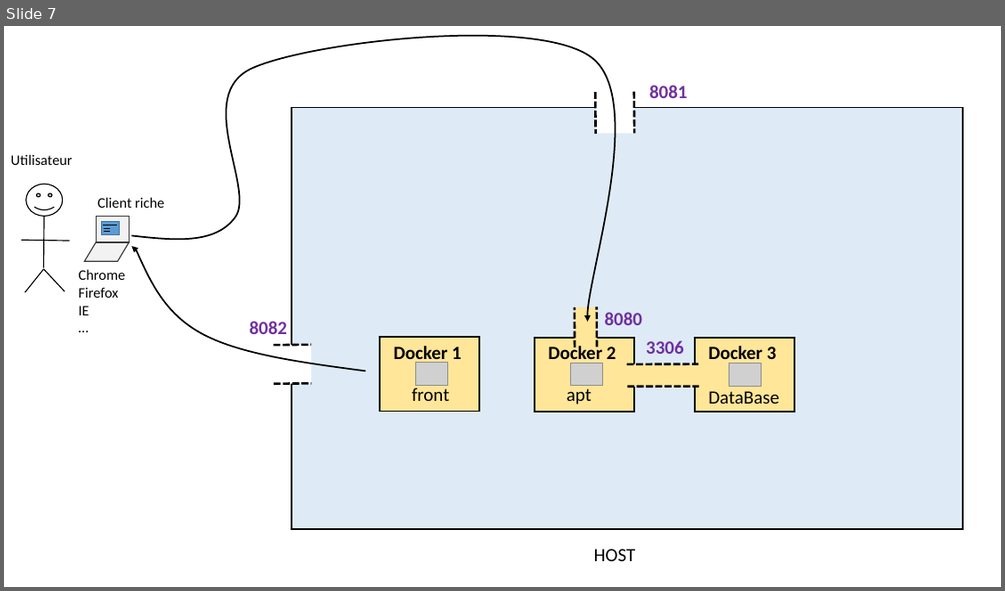
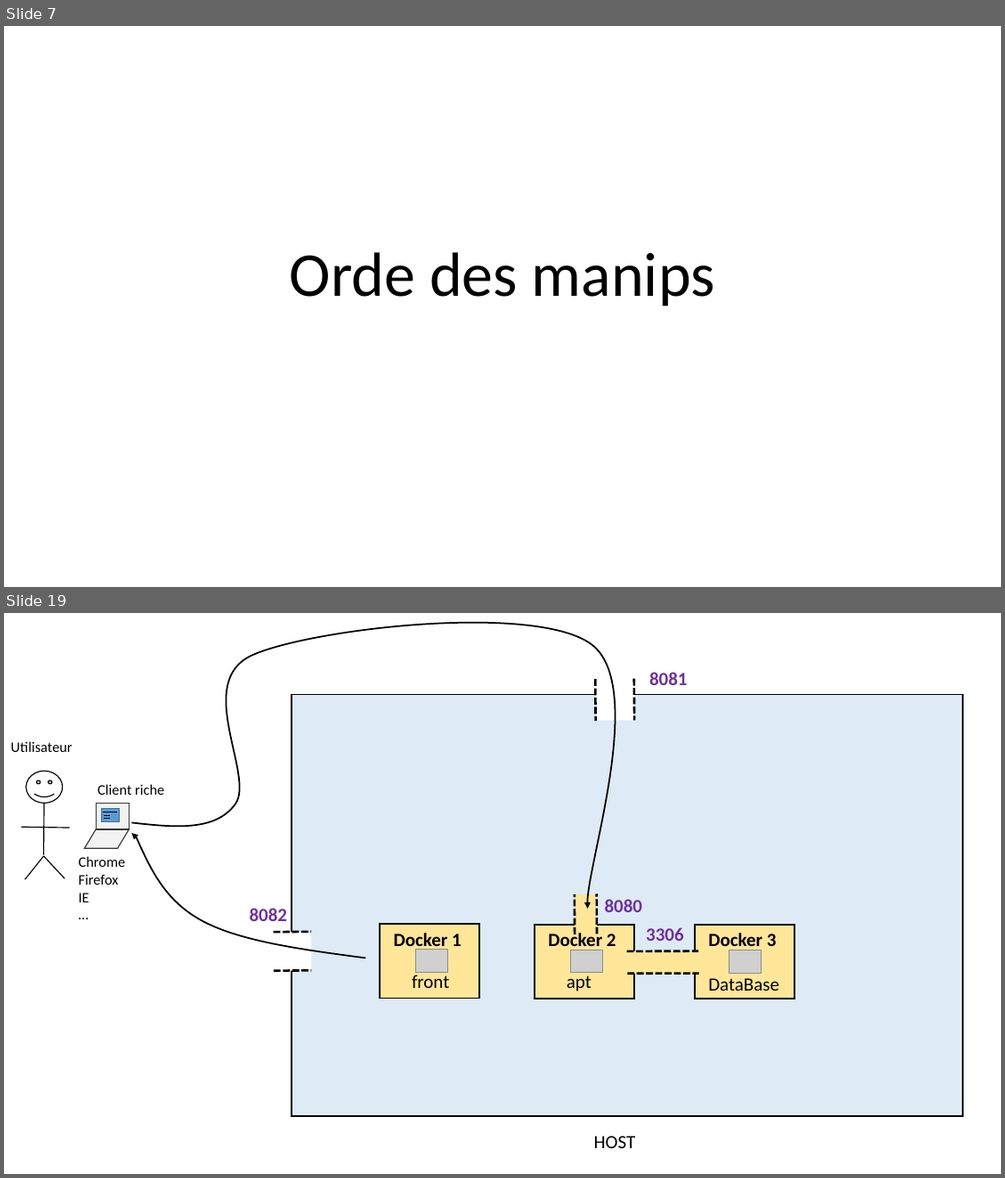
Before and after one commit to AlexaBou/project-history, a slide deck: Projet final.pptx. Shown one above the other, each under a label of ours: slide 7 before the commit, slides 7 and 19 after it; the slides between them are not shown. The pictures are 1005x591 and 1005x1178 pixels, drawn with LibreOffice and Linux fonts; fonts in the diff are those of the drawing; grey boxes stand for pictures. Boxes give left, top, right and bottom in pixels: in the first picture for what was removed or moved away, otherwise in the second. Text is boxed around its words. In the diff, an @@ line names an element or a change of style, - is before the commit and + after.

```diff
--- a/Projet final.pptx
+++ b/Projet final.pptx
@@ slide 7 added at (4, 26, 1001, 587), background #FFFFFF @@
@@ title added at (290, 252, 715, 306), 60 pt, text #000000 @@
+Orde des manips
@@ what was slide 7 is now slide 19 @@
```
Also in this commit, not shown: 1 slide changed, 10 other slides added, 2 slides removed.
